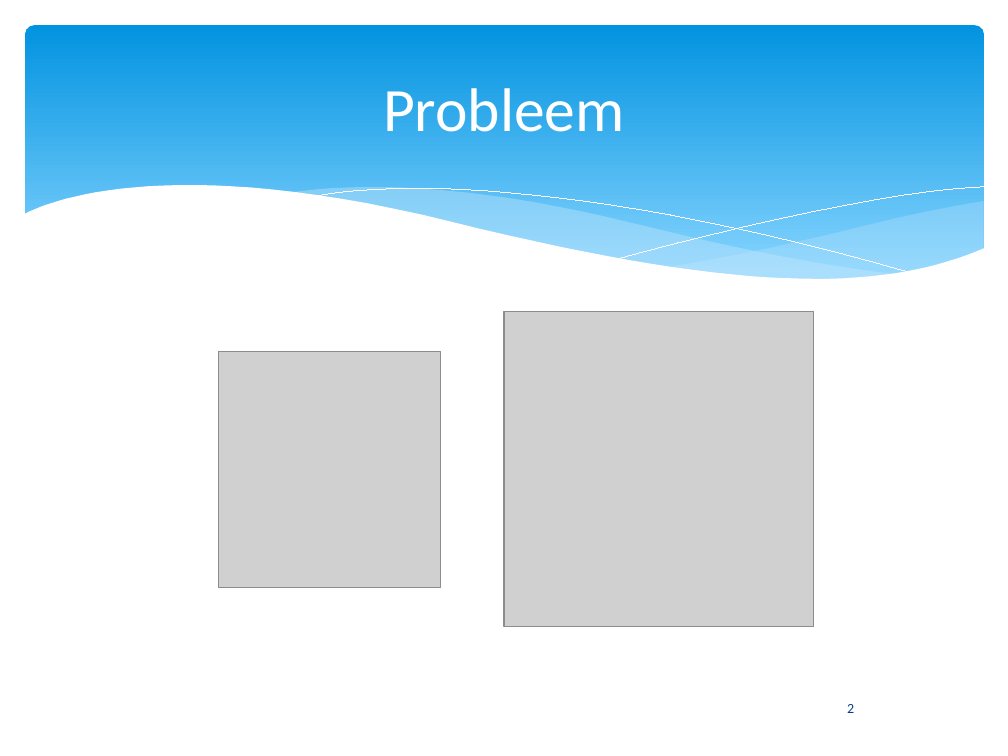
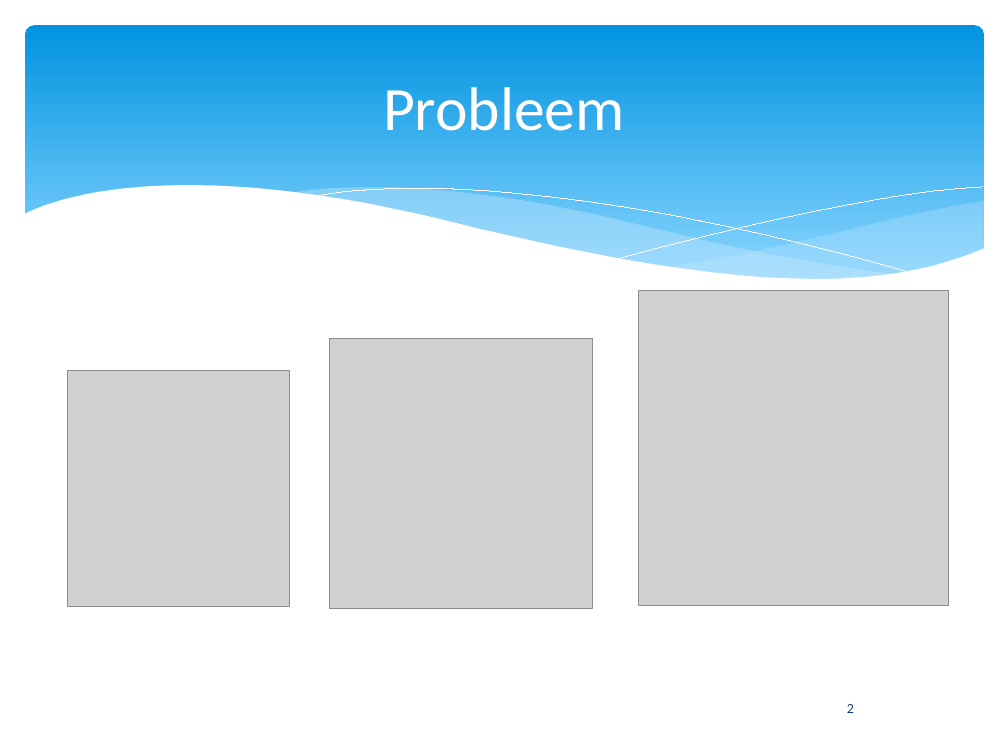
Before and after one commit to Natasjaminor/Spitsuur, a slide deck: slide 2 of presentatie 17-12.pptx. Drawn at 1008x756 pixels with LibreOffice and Linux fonts; fonts in the diff are those of the drawing; grey boxes stand for pictures. Boxes give left, top, right and bottom in pixels: in the first picture for what was removed or moved away, otherwise in the second. Text is boxed around its words. In the diff, an @@ line names an element or a change of style, - is before the commit and + after.

```diff
--- a/presentatie 17-12.pptx
+++ b/presentatie 17-12.pptx
@@ freeform shape at box(23, 185, 985, 332): outline redrawn @@
@@ picture: place and size @@
-picture at box(504, 311, 813, 627)
+picture at box(639, 290, 949, 606)
@@ picture added at box(330, 339, 593, 609) @@
@@ picture: place and size @@
-picture at box(219, 351, 440, 587)
+picture at box(68, 370, 289, 606)
```
Also in this commit, not shown: 8 other slides changed, 10 slides added, 7 slides removed, 5 other files.
